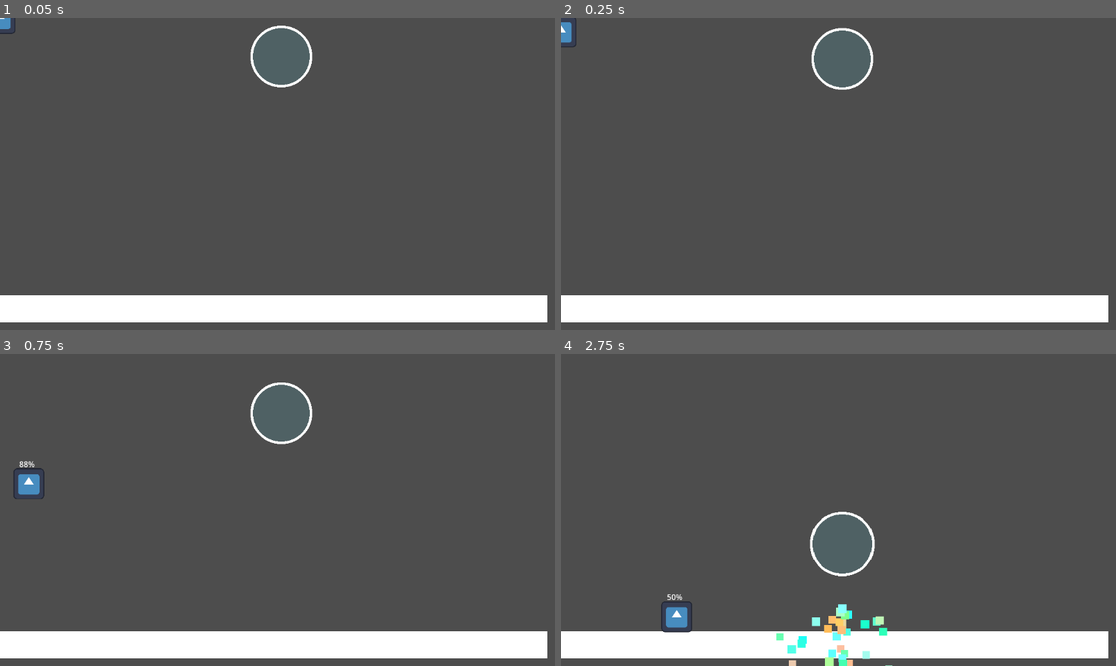
Above: before the commit, frames 1-4 (two rows, left to right).
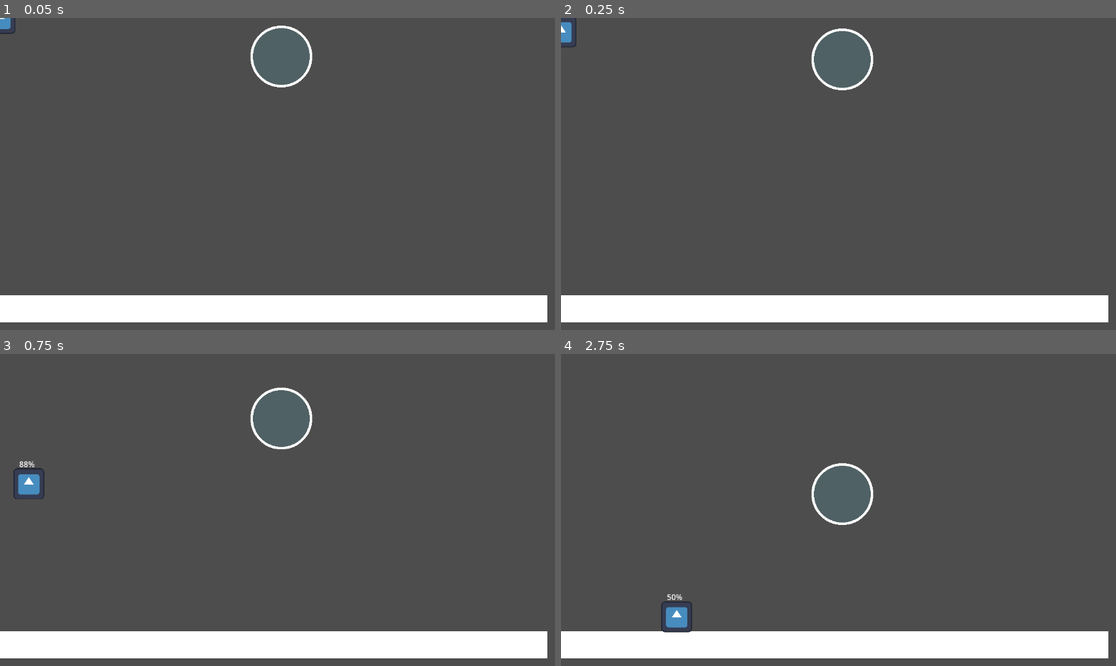
Above: after the commit, the same moments.

Repository: ron0studios/Global-Game-Jam-2025
Game: Godot game, scene res://objects/sandbox.tscn
Same seed, same stepped clock (60 frames per second), same inputs: the game is played once before the commit and once after it. The engine's default icon, where the game draws it, is replaced by a stand-in: a white triangle on a blue panel in a dark square.
Inputs:
- Up to frame 1 (0.05 s): no input
- Up to frame 2 (0.25 s): no input
- Up to frame 3 (0.75 s): hold Right (ui_right) from 0.53 s (still down); hold Space (blow) from 0.53 s (still down)
- Up to frame 4 (2.75 s): tap W (jump) at 0.77, 1.52 s; release Space (blow) at 1.28 s; tap Space (blow) at 1.35 s; release Right (ui_right) at 2.03 s; hold Left (ui_left) from 2.03 s (still down); hold Space (blow) from 2.03 s (still down)

Frame 1 is identical in both runs. In frame 2, 0.1% of the frame differs, in the area x 45-57%, y 3-24%; in frame 3, 0.5%; in frame 4, 1.6%, in the area x 38-60%, y 34-100%.

Commit message:
Made bubble RigidBody2D
This makes it so that we don't need to code bounce physics, and it actually bounces left or right when it hits the corner of the player which I think will be useful when we implement blowing. I set it's collision layer to 2 and mask to 1&2 because when it's on layer 1 it pushes the player into the ground for a second which damps the bounce

Diff:
--- a/objects/bubble.gd
+++ b/objects/bubble.gd
@@ -1,4 +1,4 @@
-extends CharacterBody2D
+extends RigidBody2D
 
 
 const SPEED = 300.0
@@ -21,14 +21,4 @@
 	pass
 
 func _physics_process(delta: float) -> void:
-	# Add the gravity.
-	if not is_on_floor():
-		velocity.y += fall_speed * delta
-	else:
-		print("hit")
-		print(prev_velocity)
-		hit_floor()
-		velocity.y = -prev_velocity
-
-	prev_velocity = velocity.y # velocity before landing on floor
-	move_and_slide()
+	pass
--- a/objects/bubble.tscn
+++ b/objects/bubble.tscn
@@ -1,7 +1,10 @@
-[gd_scene load_steps=7 format=3 uid="uid://53cd60akj2u0"]
+[gd_scene load_steps=8 format=3 uid="uid://53cd60akj2u0"]
 
 [ext_resource type="Texture2D" uid="uid://c2krm0eun6exj" path="res://assets/bubble-prototype.png" id="1_mdrx0"]
 [ext_resource type="Script" path="res://objects/bubble.gd" id="1_xtskb"]
+
+[sub_resource type="PhysicsMaterial" id="PhysicsMaterial_spq51"]
+bounce = 1.0
 
 [sub_resource type="CircleShape2D" id="CircleShape2D_cju41"]
 radius = 64.0
@@ -19,7 +22,13 @@
 _data = [Vector2(0.00190476, 0.194933), 0.0, 0.0, 0, 0, Vector2(0.992381, -0.134412), 0.0, 0.0, 0, 0]
 point_count = 2
 
-[node name="bubble" type="CharacterBody2D"]
+[node name="bubble" type="RigidBody2D"]
+collision_layer = 2
+collision_mask = 3
+physics_material_override = SubResource("PhysicsMaterial_spq51")
+gravity_scale = 0.2
+linear_damp_mode = 1
+angular_damp_mode = 1
 script = ExtResource("1_xtskb")
 
 [node name="Sprite2D" type="Sprite2D" parent="."]
--- a/objects/player.tscn
+++ b/objects/player.tscn
@@ -2,6 +2,8 @@
 
 [ext_resource type="Script" path="res://player.gd" id="1_1uga2"]
 [ext_resource type="Texture2D" uid="uid://d5gw5bael405" path="res://icon.svg" id="1_nn3tg"]
+
+[sub_resource type="RectangleShape2D" id="RectangleShape2D_f0w82"]
 
 [sub_resource type="SpriteFrames" id="SpriteFrames_y1w2h"]
 animations = [{
@@ -14,18 +16,16 @@
 "speed": 5.0
 }]
 
-[sub_resource type="RectangleShape2D" id="RectangleShape2D_f0w82"]
-
 [node name="Player" type="CharacterBody2D"]
 script = ExtResource("1_1uga2")
+
+[node name="CollisionShape2D2" type="CollisionShape2D" parent="."]
+scale = Vector2(3, 3)
+shape = SubResource("RectangleShape2D_f0w82")
 
 [node name="AnimatedSprite2D" type="AnimatedSprite2D" parent="."]
 scale = Vector2(0.5, 0.5)
 sprite_frames = SubResource("SpriteFrames_y1w2h")
-
-[node name="CollisionShape2D" type="CollisionShape2D" parent="."]
-scale = Vector2(3, 3)
-shape = SubResource("RectangleShape2D_f0w82")
 
 [node name="Label" type="Label" parent="."]
 anchors_preset = 7
